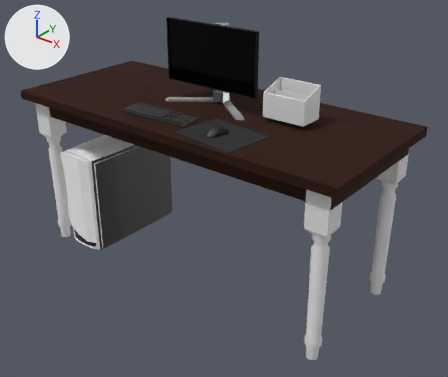
A saved change to the Blender file stuff/table.blend.
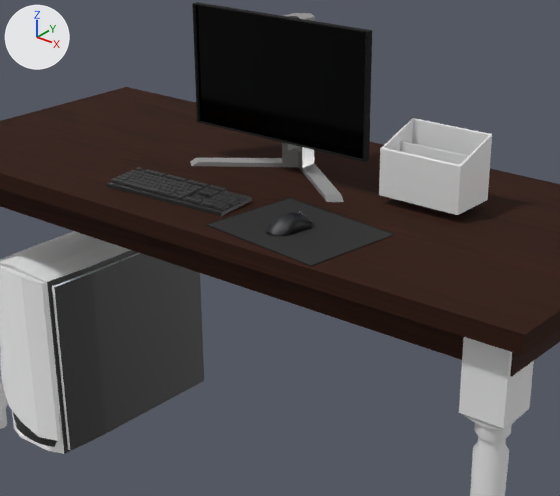
Each version is shown whole from a camera (50 mm lens) standing at (3.26, -3.85, 3.22) and looking at (0.19, -0.02, 0.84), then close up on the part from 15% to 79% of the width and 4% to 72% of the height. Every picture has the same lights, and +X, +Y and +Z are marked at upper left.
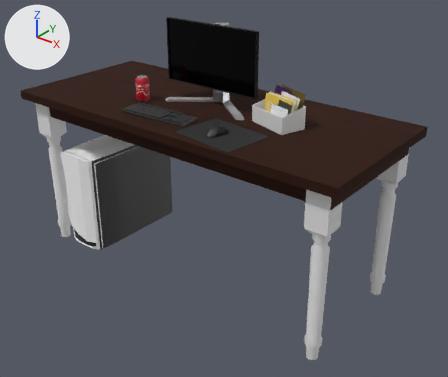
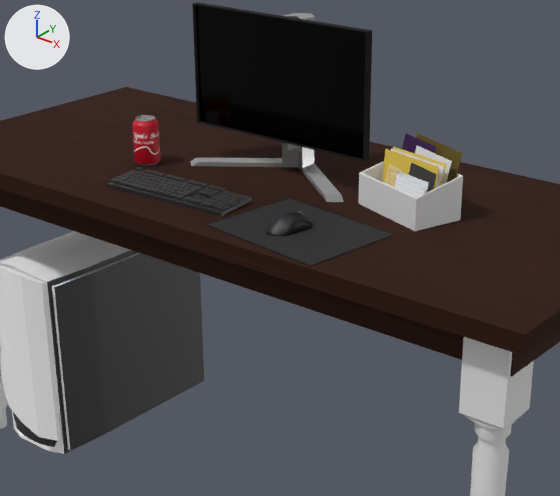
Changed parts and their boxes (x1, y1, x2, y2) in the close-ups (560 x 496 px):
'Cube.009', moved, turned, rescaled: before (379, 118, 492, 215); after (359, 161, 463, 231)
'Cylinder.008', added (red): after (133, 115, 161, 166)
'Plane.007', added (yellow): after (382, 146, 447, 189)
'Plane.012', added (brown): after (416, 133, 462, 183)
'Plane.005', added: after (394, 171, 429, 197)
'Plane.009', added: after (409, 163, 437, 192)
'Plane.010', added: after (415, 146, 452, 186)
'Plane.011', added: after (402, 134, 436, 153)
'Plane.008', added: after (391, 148, 444, 188)
'Plane.006', added: after (385, 164, 402, 187)

Patch to the scene script:
```diff
--- a/stuff/table.blend.py
+++ b/stuff/table.blend.py
@@ me_plane_017 @@
+me_plane_017.from_pydata([(-1.0, -1.0, 0.0), (1.0, -1.0, 0.0), (-1.0, 1.0, 0.0), (1.0, 1.0, 0.0)], [], [(0, 1, 3, 2)])
+me_plane_017.materials.append(mat_gold_paper)  # brown #61500e
@@ me_plane_016 @@
+me_plane_016.from_pydata([(-1.0, -1.0, 0.0), (1.0, -1.0, 0.0), (-1.0, 1.0, 0.0), (1.0, 1.0, 0.0)], [], [(0, 1, 3, 2)])
+me_plane_016.materials.append(mat_gray_paper_001)  # dark purple #31004c
@@ me_plane_015 @@
+me_plane_015.from_pydata([(-1.0, -1.0, 0.0), (1.0, -1.0, 0.0), (-1.0, 1.0, 0.0), (1.0, 1.0, 0.0)], [], [(0, 1, 3, 2)])
+me_plane_015.materials.append(mat_white_paper)  # white #e7e7e7
@@ me_plane_014 @@
+me_plane_014.from_pydata([(-1.0, -1.0, 0.0), (1.0, -1.0, 0.0), (-1.0, 1.0, 0.0), (1.0, 1.0, 0.0)], [], [(0, 1, 3, 2)])
+me_plane_014.materials.append(mat_gray_paper)  # black #383735
@@ me_plane_012 @@
+me_plane_012.from_pydata([(-2.97, -2.21, 0.14), (-3.19, -2.16, -0.02), (-2.87, 2.22, 0.12), (-3.08, 2.27, -0.03), (-2.92, 0.01, 0.13), (0.63, -2.22, -0.01), (-3.13, 0.05, -0.03), (0.73, 2.2, -0.02), (0.68, -0.01, -0.01)], [], [(8, 6, 3, 7), (4, 8, 7, 2), (0, 5, 8, 4), (5, 1, 6, 8)])
+me_plane_012.materials.append(mat_white_paper)  # white #e7e7e7
@@ me_plane_011 @@
+me_plane_011.from_pydata([(-3.06, -2.24, 0.18), (-3.39, -2.11, -0.06), (-2.96, 2.19, 0.17), (-3.29, 2.32, -0.07), (-3.01, -0.03, 0.17), (0.63, -2.22, -0.01), (-3.34, 0.11, -0.07), (0.73, 2.2, -0.02), (0.68, -0.01, -0.01)], [], [(8, 6, 3, 7), (4, 8, 7, 2), (0, 5, 8, 4), (5, 1, 6, 8)])
+me_plane_011.materials.append(mat_yellow_paper)  # yellow #e7c74b
@@ ob_cube_009 @@
 ob_cube_009 = bpy.data.objects.new('Cube.009', me_cube_060)
-ob_cube_009.location = (0.722, 0.181, 1.739)
-ob_cube_009.scale = (0.196, 0.196, 0.196)
+ob_cube_009.location = (0.7, 0.072, 1.651)
+ob_cube_009.rotation_euler = (0.0, 0.0, -0.319)  # degrees (0, 0, -18)
+ob_cube_009.scale = (0.196, 0.196, 0.133)
@@ ob_cylinder_008 @@
+ob_cylinder_008 = bpy.data.objects.new('Cylinder.008', me_cylinder_005)  # 929 vertices, 871 faces; spans x -1.0..1.0, y -1.0..1.0, z -1.1..1.17; in mat_can (picture img_coke_can_png), mat_the_abyss (black #212121), mat_metal (grey #9a9a9a)
+ob_cylinder_008.location = (-0.572, -0.192, 1.646)
+ob_cylinder_008.rotation_euler = (0.0, 0.0, 1.274)  # degrees (0, 0, 73)
+ob_cylinder_008.scale = (0.06, 0.06, 0.09)
@@ ob_plane_012 @@
+ob_plane_012 = bpy.data.objects.new('Plane.012', me_plane_017)
+ob_plane_012.location = (0.757, 0.085, 1.658)
+ob_plane_012.rotation_euler = (1.32, 0.018, -0.347)  # degrees (76, 1, -20)
+ob_plane_012.scale = (0.149, 0.164, 0.238)
@@ ob_plane_011 @@
+ob_plane_011 = bpy.data.objects.new('Plane.011', me_plane_016)
+ob_plane_011.location = (0.668, 0.09, 1.667)
+ob_plane_011.rotation_euler = (1.32, 0.018, -0.347)  # degrees (76, 1, -20)
+ob_plane_011.scale = (0.102, 0.149, 0.212)
@@ ob_plane_010 @@
+ob_plane_010 = bpy.data.objects.new('Plane.010', me_plane_015)
+ob_plane_010.location = (0.769, 0.043, 1.665)
+ob_plane_010.rotation_euler = (1.32, 0.018, -0.347)  # degrees (76, 1, -20)
+ob_plane_010.scale = (0.116, 0.127, 0.185)
@@ ob_plane_009 @@
+ob_plane_009 = bpy.data.objects.new('Plane.009', me_plane_014)
+ob_plane_009.location = (0.786, -0.038, 1.663)
+ob_plane_009.rotation_euler = (1.32, 0.018, -0.347)  # degrees (76, 1, -20)
+ob_plane_009.scale = (0.0819, 0.0901, 0.131)
@@ ob_plane_008 @@
+ob_plane_008 = bpy.data.objects.new('Plane.008', me_plane_012)
+ob_plane_008.location = (0.716, -0.007, 1.629)
+ob_plane_008.rotation_euler = (0.222, 1.275, -1.689)  # degrees (13, 73, -97)
+ob_plane_008.scale = (0.0468, 0.0786, 0.116)
@@ ob_plane_007 @@
+ob_plane_007 = bpy.data.objects.new('Plane.007', me_plane_011)
+ob_plane_007.location = (0.716, -0.007, 1.629)
+ob_plane_007.rotation_euler = (0.222, 1.275, -1.689)  # degrees (13, 73, -97)
+ob_plane_007.scale = (0.0468, 0.0786, 0.116)
@@ ob_plane_006 @@
+ob_plane_006 = bpy.data.objects.new('Plane.006', me_plane_009)  # 4 vertices, 1 face; spans x -1.0..1.0, y -1.0..1.0, z 0.0; in mat_yellow_paper_001 (picture img_fast_pass_png)
+ob_plane_006.location = (0.622, 0.01, 1.633)
+ob_plane_006.rotation_euler = (1.32, 0.018, -0.4)  # degrees (76, 1, -23)
+ob_plane_006.scale = (0.0468, 0.0815, 0.117)
@@ ob_plane_005 @@
+ob_plane_005 = bpy.data.objects.new('Plane.005', me_plane_008)  # 35 vertices, 24 faces; spans x -0.19..1.63, y -1.2..0.92, z -0.15..0.1; in mat_note_paper (picture img_lined_paper_png)
+ob_plane_005.location = (0.686, -0.061, 1.648)
+ob_plane_005.rotation_euler = (1.39, 0.004, -0.243)  # degrees (80, 0.2, -14)
+ob_plane_005.scale = (0.11, 0.0866, 0.141)
```
